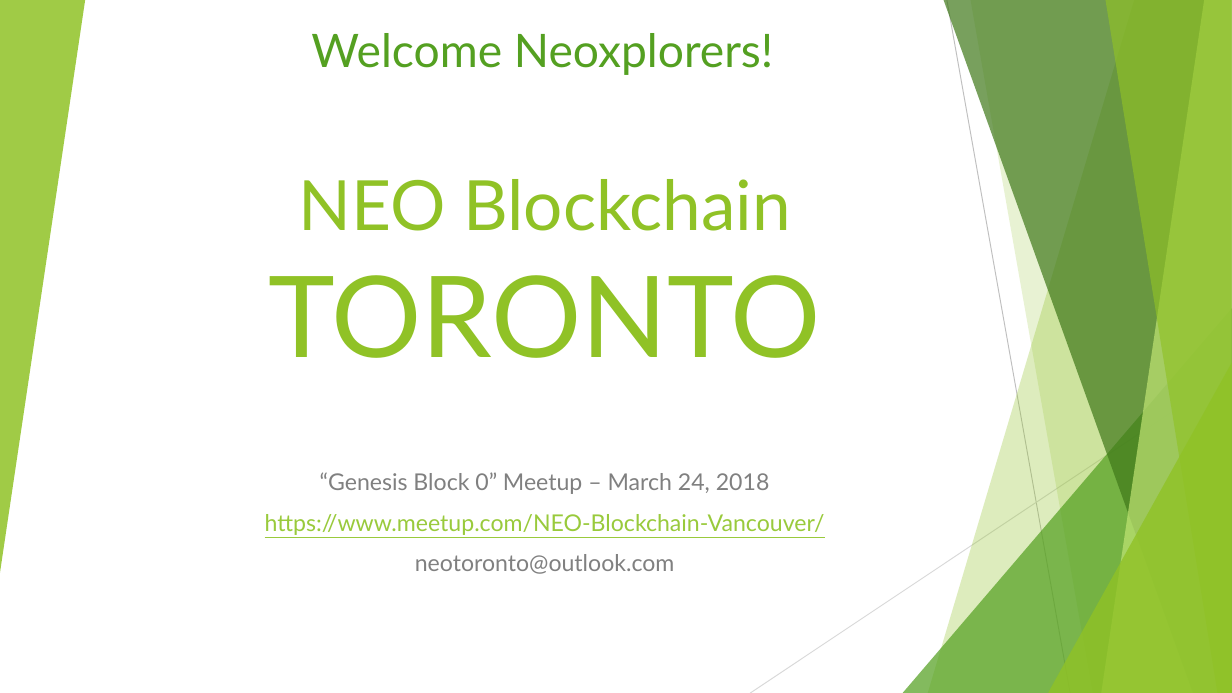
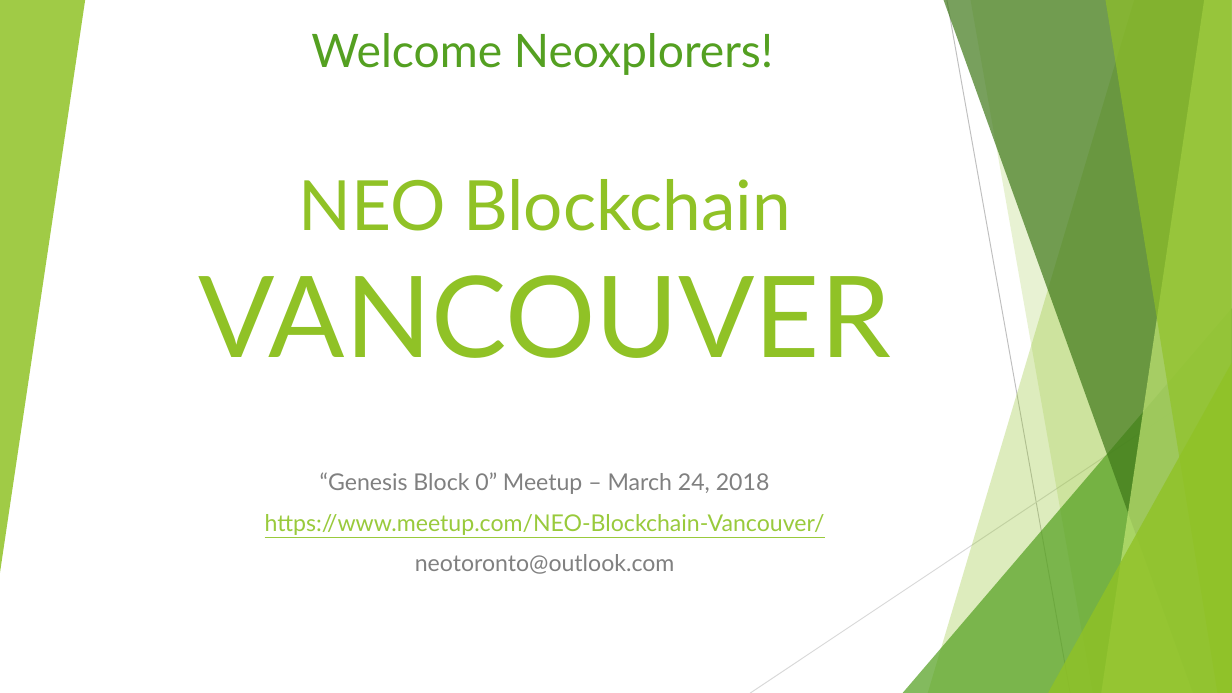
Before and after one commit to mwherman2000/neo-windocs, a slide deck: slide 29 of events/2018-neo-blockchain-vancouver/NEO Blockchain-Vancouver-20180314 Meetup-WIP.pptx. Drawn at 1232x693 pixels with LibreOffice and Linux fonts; fonts in the diff are those of the drawing; background and template pictures are left out. Boxes give left, top, right and bottom in pixels: in the first picture for what was removed or moved away, otherwise in the second. Text is boxed around its words. In the diff, an @@ line names an element or a change of style, - is before the commit and + after.

```diff
--- a/events/2018-neo-blockchain-vancouver/NEO Blockchain-Vancouver-20180314 Meetup-WIP.pptx
+++ b/events/2018-neo-blockchain-vancouver/NEO Blockchain-Vancouver-20180314 Meetup-WIP.pptx
@@ title at (198, 179, 890, 358): text changed @@
-NEO Blockchain
-TORONTO
+NEO Blockchain
+VANCOUVER
```
Also in this commit, not shown: 1 other slide changed, 12 other files.
